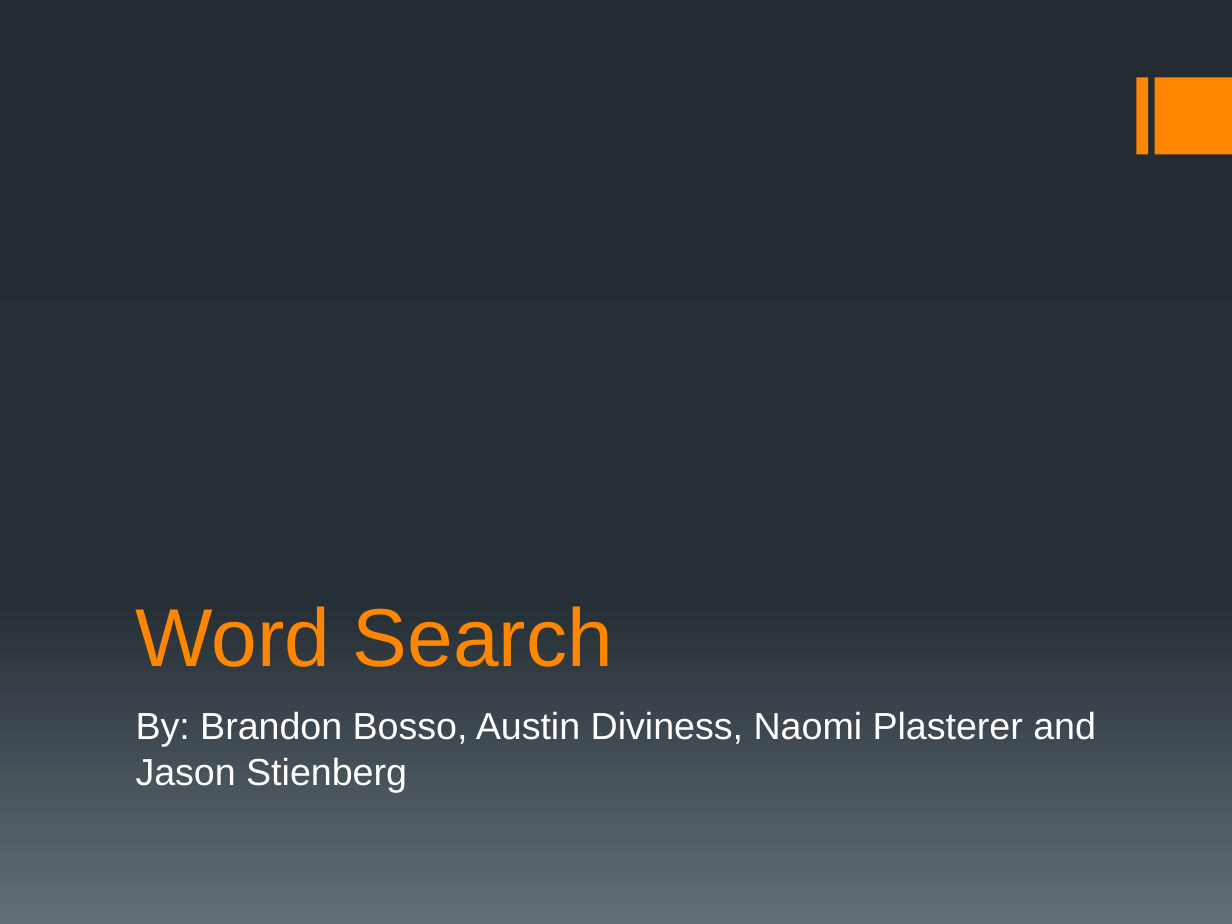
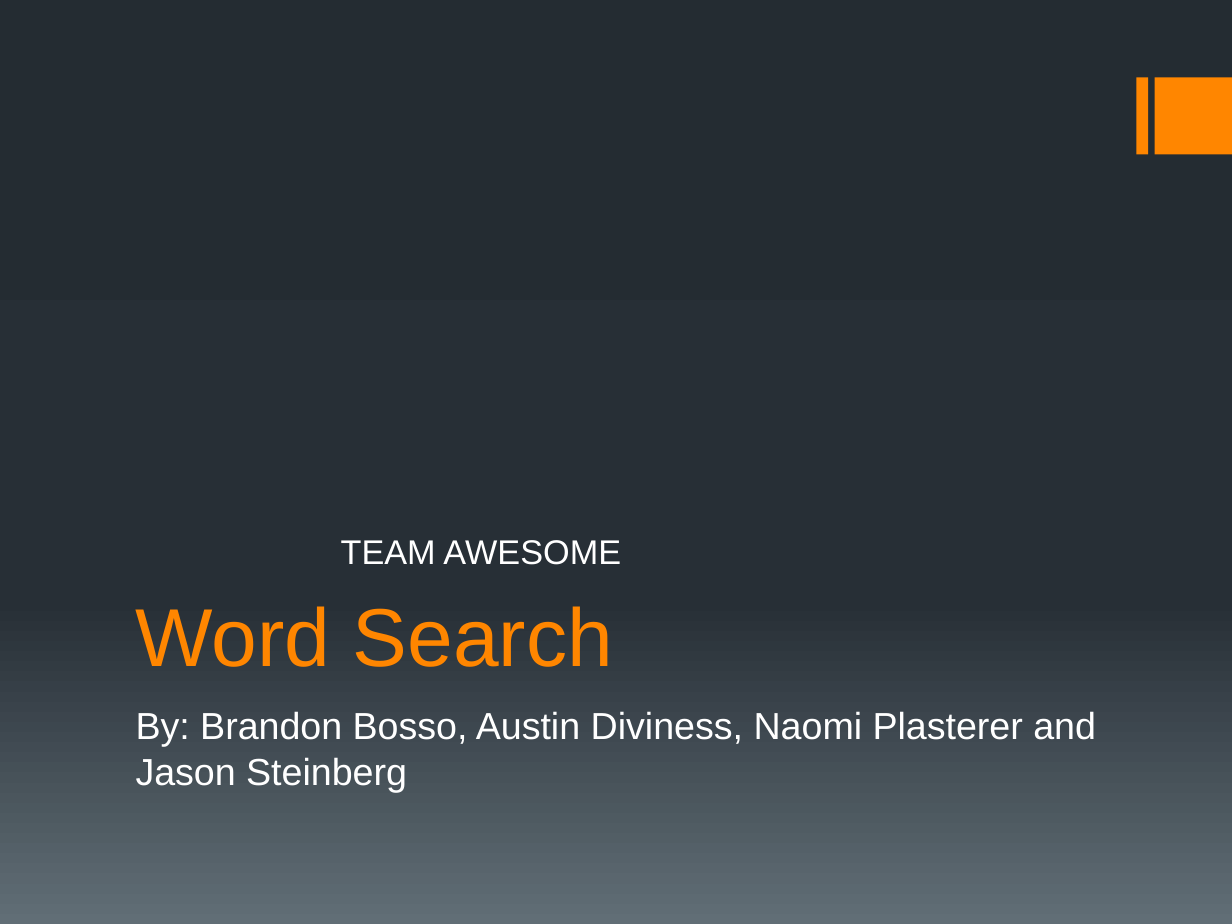
Before and after one commit to nplasterer/WordSearch, a slide deck: slide 1 of Word Search.pptx. Drawn at 1232x924 pixels with LibreOffice and Linux fonts; fonts in the diff are those of the drawing. Boxes give left, top, right and bottom in pixels: in the first picture for what was removed or moved away, otherwise in the second. Text is boxed around its words. In the diff, an @@ line names an element or a change of style, - is before the commit and + after.

Commit message:
Updated Powerpoint

```diff
--- a/Word Search.pptx
+++ b/Word Search.pptx
@@ text added at <box>341,540,621,565</box>, 20 pt, text #FFFFFF @@
+TEAM AWESOME
@@ subtitle at <box>136,711,1096,792</box>: text changed @@
-By: Brandon Bosso, Austin Diviness, Naomi Plasterer and Jason Stienberg
+By: Brandon Bosso, Austin Diviness, Naomi Plasterer and Jason Steinberg
```
Also in this commit, not shown: 3 slides added.
